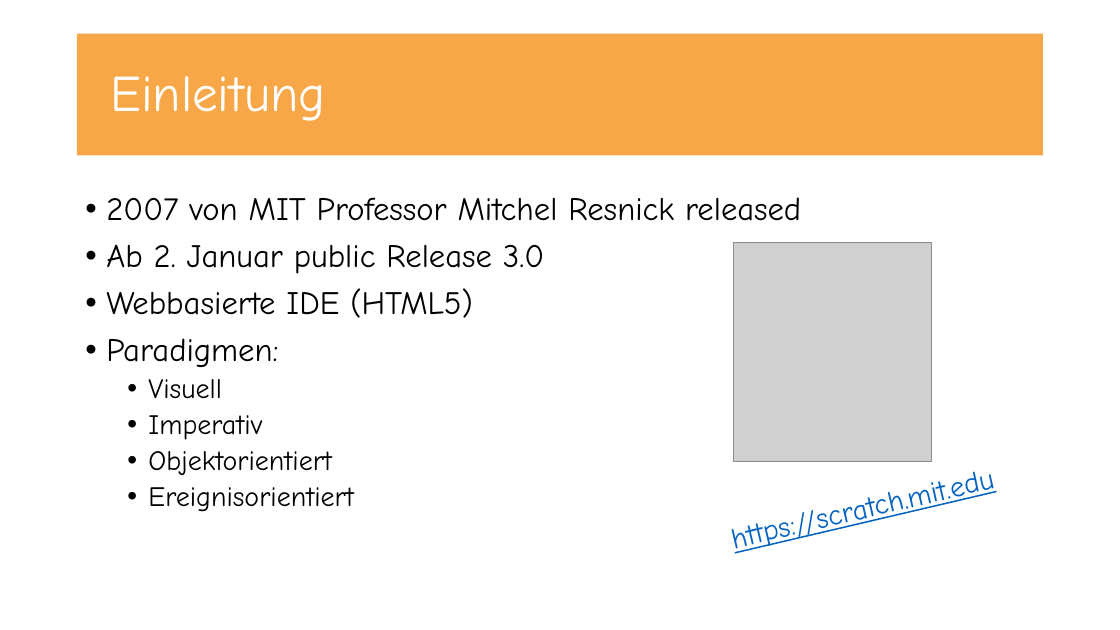
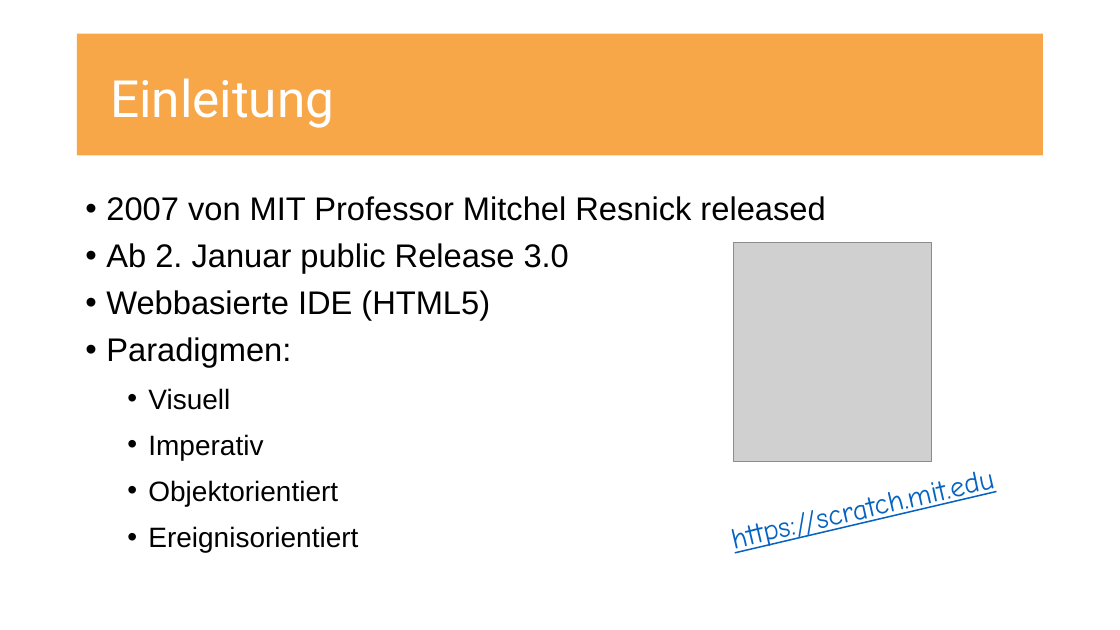
Before and after one commit to UncleBench/PCP-Projekt, a slide deck: slide 2 of Praesentation.pptx. Drawn at 1120x630 pixels with LibreOffice and Linux fonts; fonts in the diff are those of the drawing; grey boxes stand for pictures. Boxes give left, top, right and bottom in pixels: in the first picture for what was removed or moved away, otherwise in the second. Text is boxed around its words. In the diff, an @@ line names an element or a change of style, - is before the commit and + after.

```diff
--- a/Praesentation.pptx
+++ b/Praesentation.pptx
@@ title "Einleitung" at [77,34,1044,155]: font Comic Neue to Roboto @@
@@ text "2007 von MIT Professor Mitchel ..." at [106,196,825,552]: font Comic Neue to Arial; line spacing 0.9 to 1.2 @@
```
Also in this commit, not shown: 7 other slides changed, 1 other file.
